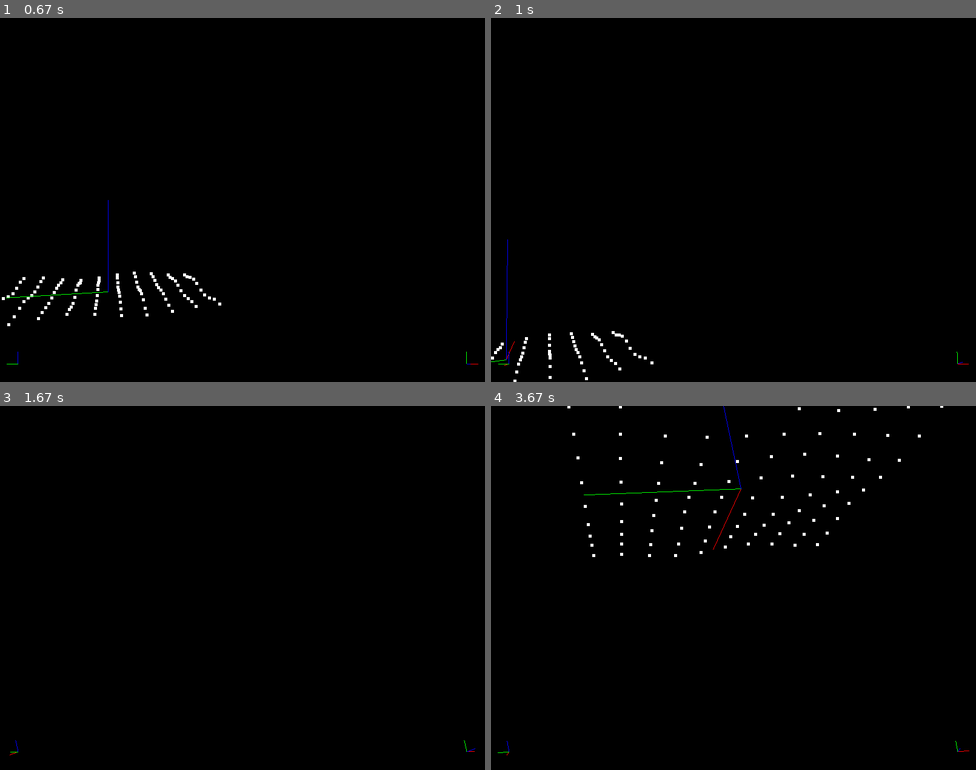
Above: before the commit, frames 1-4 (two rows, left to right).
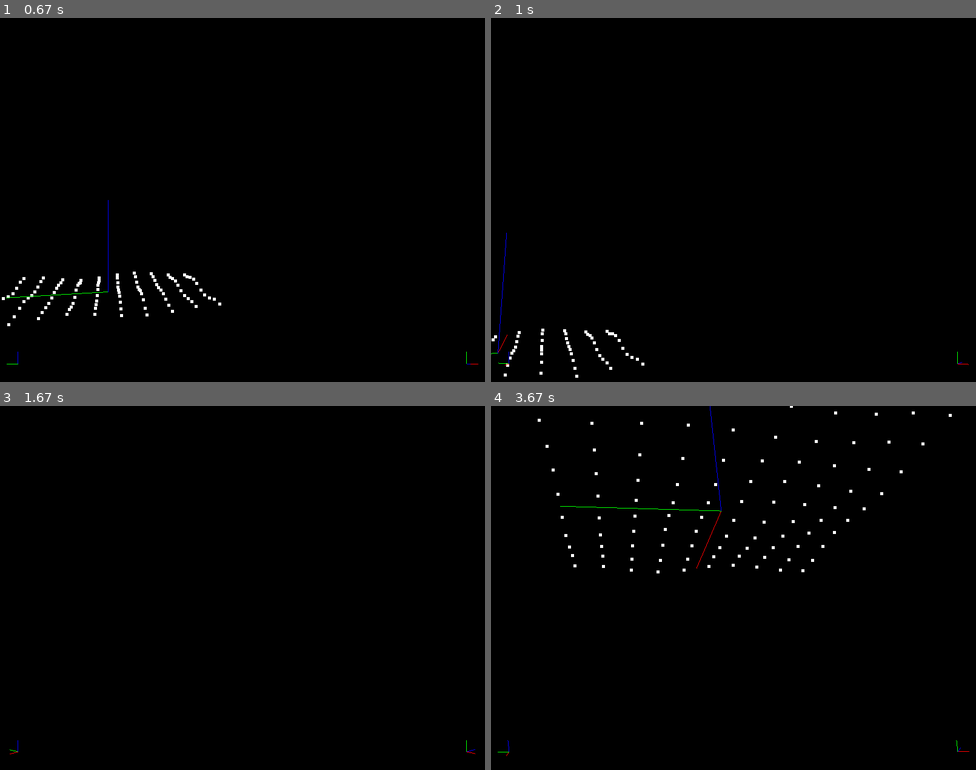
Above: after the commit, the same moments.

Repository: Sekou/PYHelpersRTU
Game: pygame game, started from cam_move_3d.py
Same seed, same stepped clock (60 frames per second), same inputs: the game is played once before the commit and once after it.
Inputs:
- Up to frame 1 (0.67 s): hold Right from 0.33 s (still down)
- Up to frame 2 (1 s): release Right at 0.8 s; hold Up from 0.83 s (still down); hold W from 0.83 s (still down); tap F at 0.9 s; tap E at 0.98 s
- Up to frame 3 (1.67 s): release Up at 1.13 s; release W at 1.13 s; hold Right 1.17-1.63 s; hold D 1.17-1.63 s; tap F at 1.23, 1.53 s
- Up to frame 4 (3.67 s): hold Left 1.67-2.2 s; hold A 1.67-2.2 s; tap F at 1.73, 2.03, 2.3, 2.63, 2.93, 3.07, 3.47 s; hold Down 2.23-2.53 s; hold S 2.23-2.53 s; tap E at 2.38, 3.55 s; hold Left 2.57-2.97 s; hold A 2.57-2.97 s; hold Up 3-3.37 s; hold W 3-3.37 s; hold Right from 3.4 s (still down); hold D from 3.4 s (still down)

Frame 1 is identical in both runs. In frame 2, 0.6% of the frame differs, in the area x 0-99%, y 59-100%; in frame 3, less than 0.1%; in frame 4, 1.2%, in the area x 1-99%, y 0-97%.

Commit message:
Update cam_move_3d.py

Diff:
--- a/cam_move_3d.py
+++ b/cam_move_3d.py
@@ -45,7 +45,7 @@
         mrol = [[1, 0, 0, 0], [0, cr, -sr, 0], [0, sr, cr, 0], [0, 0, 0, 1]]  # x
         # calc full view transformation
         mshift = [[1, 0, 0, X], [0, 1, 0, Y], [0, 0, 1, Z], [0, 0, 0, 1]]
-        camMatrix = np.array(myaw) @ mpit @ mrol @ mshift
+        camMatrix = np.array(mpit) @ mrol @ myaw @ mshift
         if swap_axes: camMatrix = self.swapCS @ camMatrix
         return camMatrix
 
